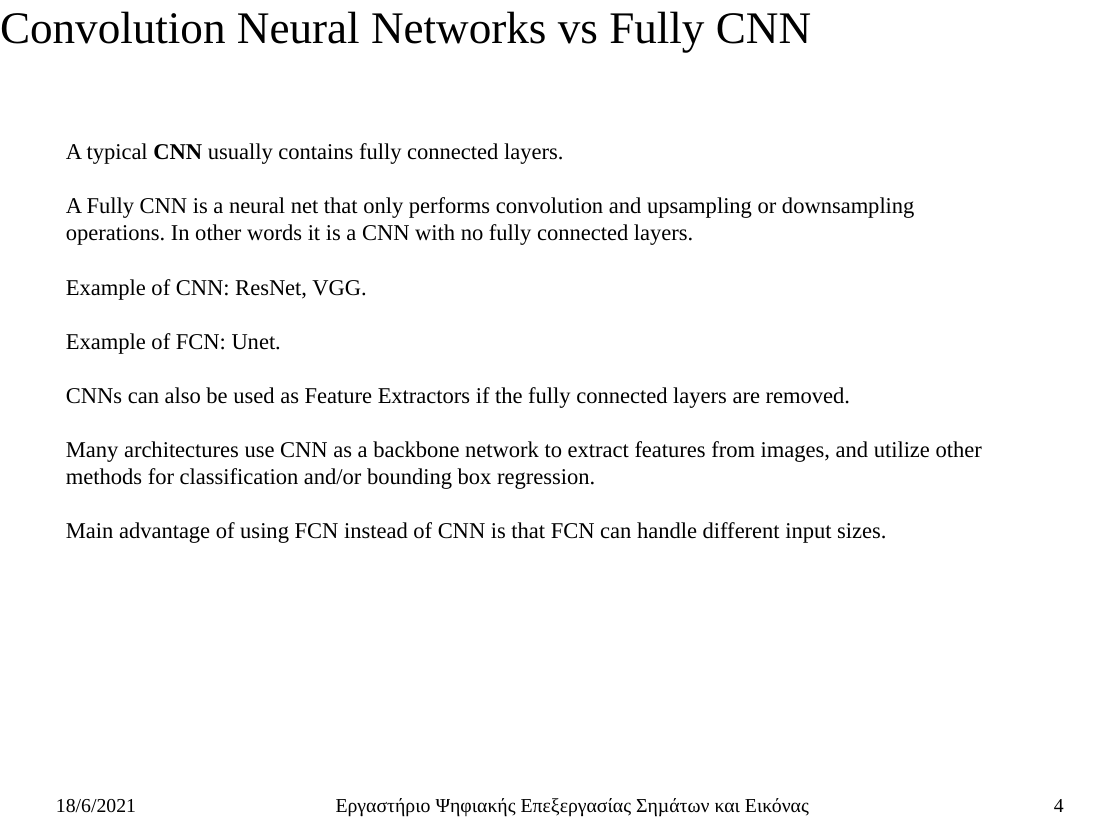
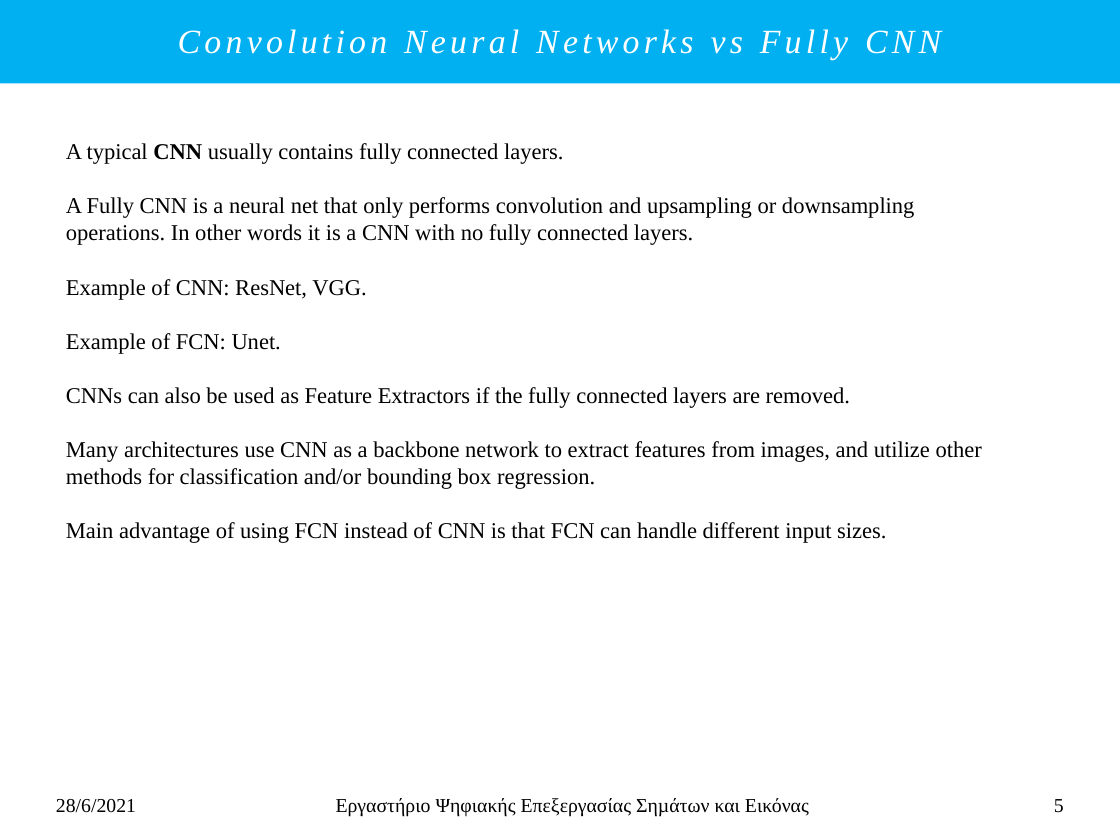
Before and after one commit to ChristosTrimas/ai-detection-systems, a slide deck: slide 5 of thesis/thesis_so_far_presentation_v_0_3.pptx (slide 4 before the commit). Drawn at 1120x840 pixels with LibreOffice and Linux fonts; fonts in the diff are those of the drawing. Boxes give left, top, right and bottom in pixels: in the first picture for what was removed or moved away, otherwise in the second. Text is boxed around its words. In the diff, an @@ line names an element or a change of style, - is before the commit and + after.

```diff
--- a/thesis/thesis_so_far_presentation_v_0_3.pptx
+++ b/thesis/thesis_so_far_presentation_v_0_3.pptx
@@ rectangle "Convolution Neural Networks vs Fully ...": place and size @@
-rectangle "Convolution Neural Networks vs Fully ..." at (0, 11, 811, 52)
+rectangle "Convolution Neural Networks vs Fully ..." at (0, 0, 1120, 83)
@@ rectangle "Convolution Neural Networks vs Fully ..." at (0, 0, 1120, 83): size 32 to 24 pt, text colour #000000 to #FFFFFF, letter spacing 0 to 3 pt, italic on; alignment left to centre; indent changed; less space between paragraphs; vertical alignment top to middle; fill none to #00B0F0 @@
@@ text at (56, 799, 136, 813): text changed @@
-18/6/2021
+28/6/2021
@@ page number at (1054, 799, 1064, 813): text changed @@
-4
+5
```
Also in this commit, not shown: 27 other slides changed, 6 slides added.
